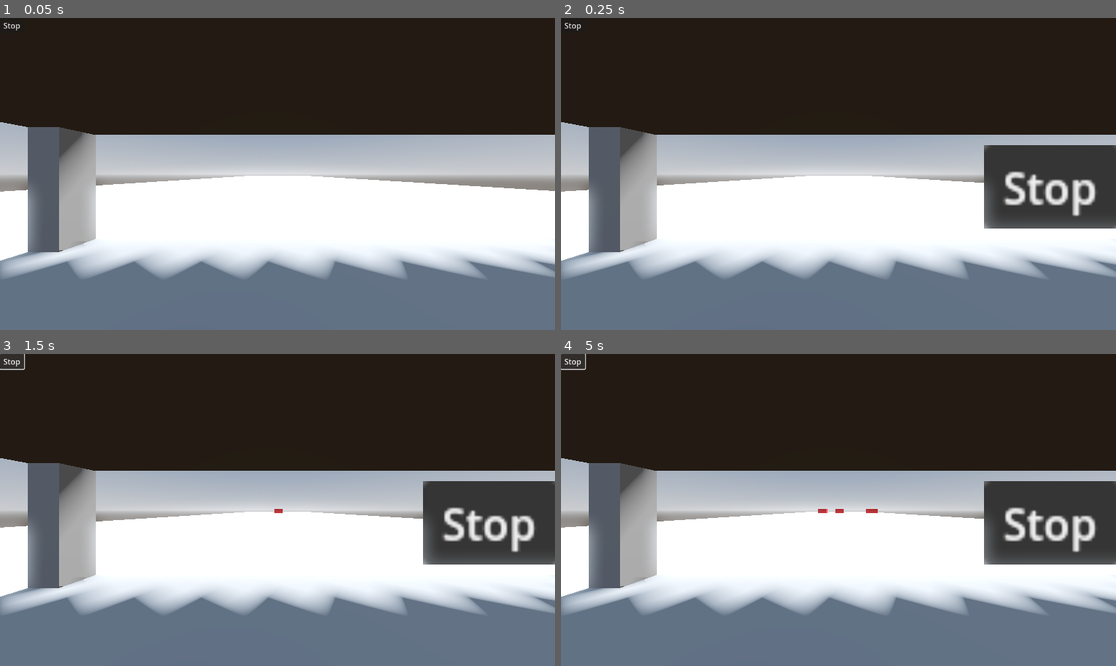
Above: before the commit, frames 1-4 (two rows, left to right).
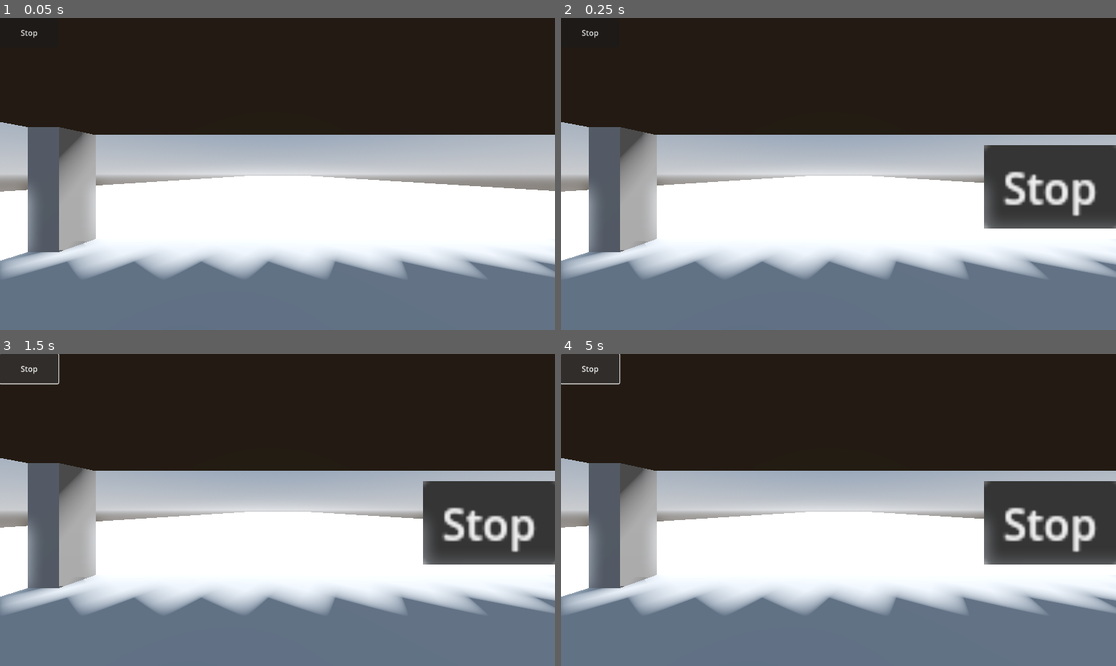
Above: after the commit, the same moments.

Repository: gmjtheeuwen/OwnTheRoad
Game: Godot game, scene res://scenes/main.tscn
Same seed, same stepped clock (60 frames per second), same inputs: the game is played once before the commit and once after it.
Inputs:
- Up to frame 1 (0.05 s): no input
- Up to frame 2 (0.25 s): no input
- Up to frame 3 (1.5 s): click "Stop" at 0.5 s; tap Enter at 1.25 s; hold Right (ui_right) from 1.28 s (still down)
- Up to frame 4 (5 s): tap Space at 2, 3.5 s; release Right (ui_right) at 2.03 s; hold Left (ui_left) 2.03-2.78 s; tap Enter at 2.75, 4.25 s; hold Right (ui_right) 2.78-4.28 s; hold Left (ui_left) from 4.28 s (still down)

The runs differ from the first frame. In frame 1, less than 0.1% of the frame differs, in the area x 0-7%, y 1-7%; in frame 2, less than 0.1%; in frame 3, 0.2%; in frame 4, 0.2%, in the area x 0-58%, y 0-52%.

Commit message:
Stop cars spawning

Diff:
--- a/scenes/stopcar.tscn
+++ b/scenes/stopcar.tscn
@@ -36,8 +36,8 @@
 
 [node name="StopButton" type="Button" parent="CanvasLayer/Control2"]
 layout_mode = 0
-offset_right = 50.0
-offset_bottom = 31.0
+offset_right = 121.0
+offset_bottom = 61.0
 text = "Stop"
 
 [connection signal="pressed" from="Sprite3D/SubViewport/Control/StopButton" to="." method="_on_stop_button_pressed"]
--- a/scripts/main.gd
+++ b/scripts/main.gd
@@ -19,16 +19,19 @@
 		carContainer.add_child(carNode)
 
 func spawnCar() -> void:
-	var carToSpawn = carPool[spawnIndex]
-	print_debug(carToSpawn)
-	spawnIndex = (spawnIndex + 1) % poolSize
+	if not playerCarStopped:
+		var carToSpawn = carPool[spawnIndex]
+		print_debug(carToSpawn)
+		spawnIndex = (spawnIndex + 1) % poolSize
 
-	var lane = randi() % spawnPositions.size()
-	var spawnX = spawnPositions[lane]
-	var spawnY = -spawnDistance
-	carToSpawn.position = Vector3(spawnX, 0, spawnY)
-	carToSpawn.process_mode = Node.PROCESS_MODE_INHERIT
+		var lane = randi() % spawnPositions.size()
+		var spawnX = spawnPositions[lane]
+		var spawnY = -spawnDistance
+		carToSpawn.position = Vector3(spawnX, 0, spawnY)
+		carToSpawn.process_mode = Node.PROCESS_MODE_INHERIT
+
 
 
 func _on_stopcar_stop_button_pressed() -> void:
 	GameEvents.stop_button_pressed.emit()
+	playerCarStopped = true
